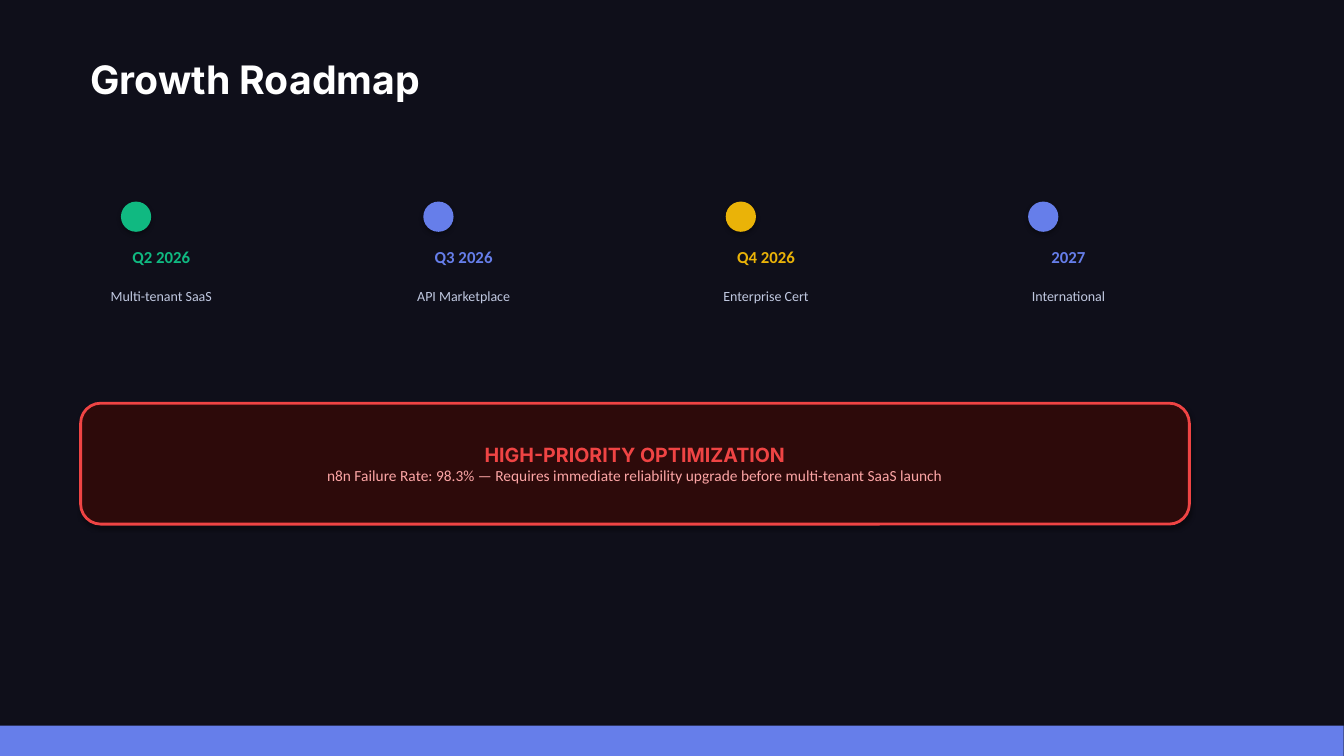
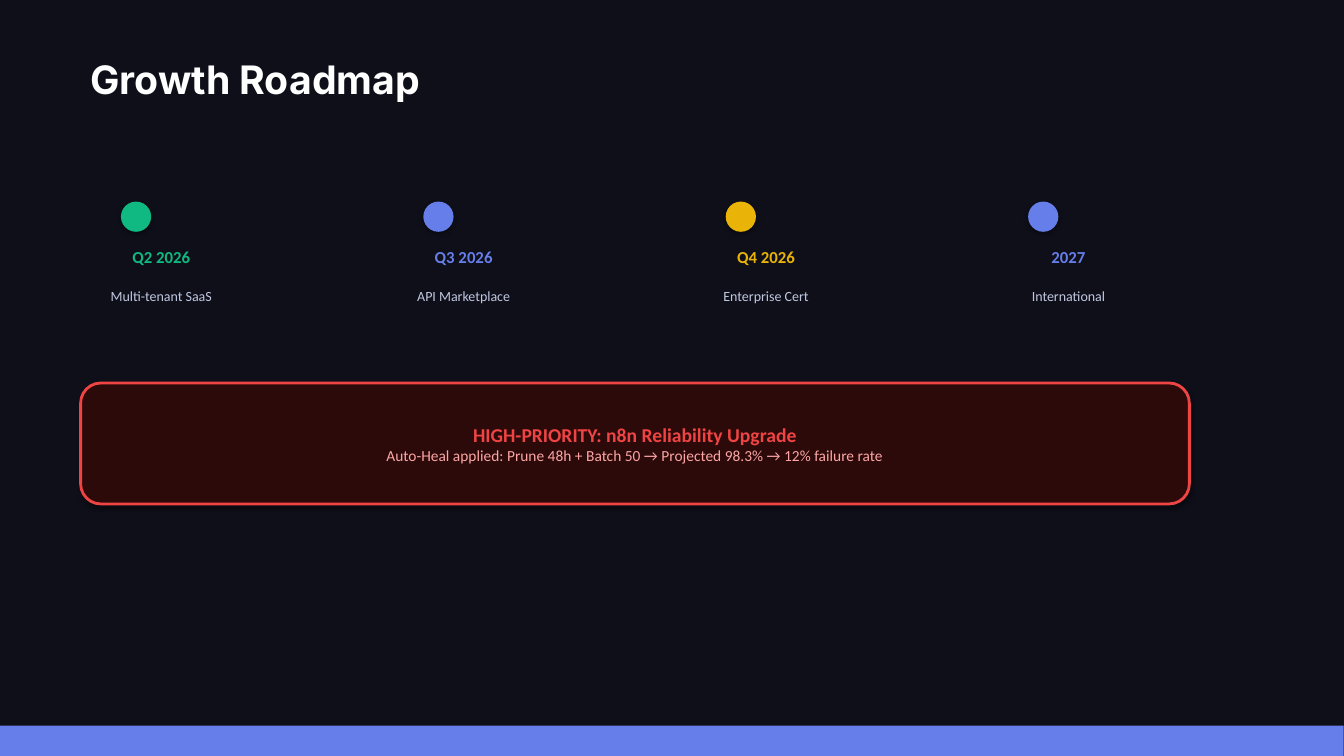
Before and after one commit to maurop70/Meta_App_Factory2, a slide deck: slide 7 of data/V3_Beautified/Delegate_AI_V3_Investor_Pitch.pptx. Drawn at 1344x756 pixels with LibreOffice and Linux fonts; fonts in the diff are those of the drawing. Boxes give left, top, right and bottom in pixels: in the first picture for what was removed or moved away, otherwise in the second. Text is boxed around its words. In the diff, an @@ line names an element or a change of style, - is before the commit and + after.

Commit message:
System Recovery + V3 Finalization: n8n auto-heal, 5-year financial model, Gemini visual PPTX, 100pct visual coverage

```diff
--- a/data/V3_Beautified/Delegate_AI_V3_Investor_Pitch.pptx
+++ b/data/V3_Beautified/Delegate_AI_V3_Investor_Pitch.pptx
@@ rounded rectangle "HIGH-PRIORITY: n8n Reliability Upgrade": place and size @@
-rounded rectangle "HIGH-PRIORITY: n8n Reliability Upgrade" at (81, 403, 1190, 524)
+rounded rectangle "HIGH-PRIORITY: n8n Reliability Upgrade" at (81, 383, 1190, 504)
@@ text in rounded rectangle at (386, 428, 883, 464): text changed @@
-HIGH-PRIORITY OPTIMIZATION
-n8n Failure Rate: 98.3% — Requires immediate reliability upgrade before multi-tenant SaaS launch
+HIGH-PRIORITY: n8n Reliability Upgrade
+Auto-Heal applied: Prune 48h + Batch 50 → Projected 98.3% → 12% failure rate
```
Also in this commit, not shown: 6 other slides changed, 5 other files.
